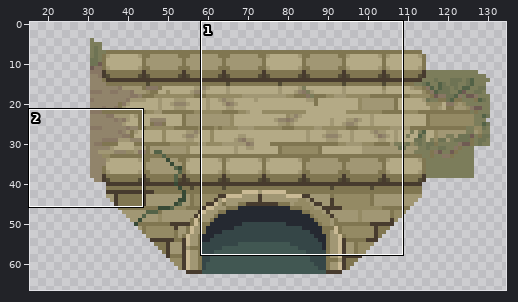
One commit to this pixel-art file: assets/02_architecture/05_moulin/02_ext/pont.aseprite. The first picture is a wide view before the edit; the outline marks the close-up.
Close-up. As it was:
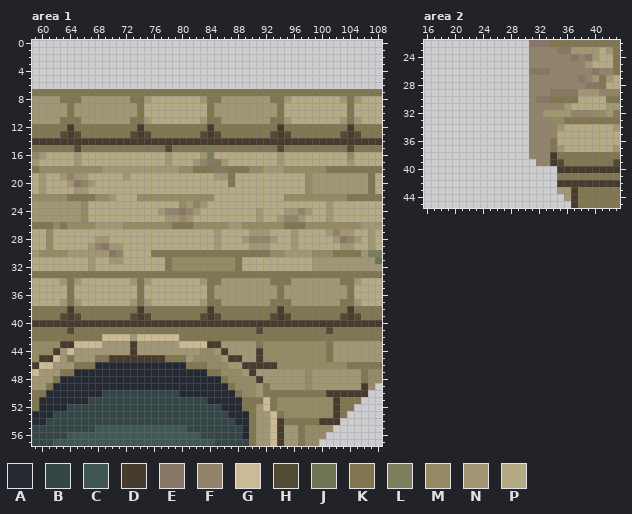
192x89 pixels, 1 frame. Shown: area 1: x 59..108, y 0..57; area 2: x 16..43, y 22..45. The wide view leaves out empty margins.
Visible layers, top first: "blendIn", "face".
Palette (. is transparent): A #252931  B #354647  C #415752  D #473b2e  E #887764  F #91846b  G #caba95  H #514a34  J #6e7354  K #807651  L #7c7d5b  M #948a64  N #a19774  P #b4aa86
Pixels before, area 1 (only the part around the change), first column x 59:
 0 ..................................................
 1 ..................................................
 2 ..................................................
 3 ..................................................
 4 ..................................................
 5 ..................................................
 6 ..................................................
 7 KKKKKKKKKKKKKKKKKKKKKKKKKKKKKKKKKKKKKKKKKKKKKKKKKK
 8 NNNNKKKNNNNNNNKKNPPPPPPPNKKNNNNNNNKKNPPPPPPPNKNPPP
 9 NNNNNKNNNNNNNNNKPPPPPPPPPKNNNNNNNNNKPPPPPPPPPKPPPP
10 NNNNNKNNNNNNNNNKPPPPPPPPPKNNNNNNNNNKPPPPPPPPPKPPPP
11 NNNNKKKNNNNNNNKKNPPPPPPPNKKNNNNNNNKKNPPPPPPPNKNPPP
12 KKKKKDKKKKKKKKKDKKKKKKKKKDKKKKKKKKKDKKKKKKKKKDKKKK
13 KKKKHDHKKKKKKKHDHKKKKKKKHDHKKKKKKKHDHKKKKKKKHDHKKK
14 DDDDDDDDDDDDDDDDDDDDDDDDDDDDDDDDDDDDDDDDDDDDDDDDDD
15 KKKKKKHKKKKKKKKKKKKHKKKKKKKKKKKKKKKHKKKKKKKKKHKKKK
16 FNPPPPNPPPPPPPPPPPPNPPPPNLPPPPPPPPPNPPPPPPPPPMPPPP
17 NPPPPPNPPPPPPPPPPPPNPPPNFELNPPPPPPPNPPPPPPPPPNPPPP
18 KMMMMMMMMMNNNNNNNNNNNMMKKKELKKKMMNNNMMMMMMKKKKKKKK
19 PNPPNFNNPPPPPNPPPPPPPPPPPPNNKPPPPPPPPPPMNNNNNNNNKP
20 PNPPPNEFNPPPPPPPPPPPPPPPPPPPKPPPPPPPPPPMNNNNNNNNKP
21 PNPPPPNNPPPPPPPPPPPPPPPPPPPPPPPPPPPPPPPMNNNNNNNNKP
22 MMMMMKKKKMMNPPPMMMMMMMMMMMPPPPPPPPPPMMMMMMMMMKKKKK
23 NNNNNNNMPPPPPPPPPPPPPMNFNPPPPPPPPPPPPPPPPPNPPPPPPP
24 NNNNNNNMPPPPPPPPPPNFFEFNPPPPPPPPNPPPNNFNPPNPPPPPPP
25 NNNNNNNMPPPPPPPPPPPNNMNPPPPPPPPPNPPNFFNPPPNPPPPPPP
26 KKKMKMMMMNNNNMMMMMMMKKKMMMMMNNMMMMMMKKKMMMMMMMMNNN
27 PPMPPPPPPPPPPPPPPPPPPPPPPPNPPPPNNNPPPNPPPPNFNNPPNP
28 PPMPPPPPPNNPPPPPPPPPPPPPPPNPPPNFFFNPPNPPPPPNEFNPNP
29 PPMPPPPPNFENNPPPPPPPPPPPPPNPPPPNNNPPPNPPPPPPNNPPNP
30 NMMMMNNNNNNEFPPPPKKKKKKKKKKKKKKKKKMMNNNNMMMKKKKNLL
31 PPPPPPPPNPPNNPPPPPPKMMMMMMMMMKPPPPPPPPPPNNNNNNNNNJ
32 PPPPPPPPNPPPPPPPPPPKMMMMMMMMMKPPPPPPPPPPNNNNNNNNNN
33 KKKKKKKKKKKKKKKKKKKKKKKKKKKKKKKKKKKKKKKKKKKKKKKKKK
34 PPPPNKNPPPPPPPNKNPPPPPPPNKKNNNNNNNKKKNNNNNNNKKNPPP
35 PPPPPKPPPPPPPPPKPPPPPPPPPKNNNNNNNNNKNNNNNNNNNKPPPP
36 PPPPPKPPPPPPPPPKPPPPPPPPPKNNNNNNNNNKNNNNNNNNNKPPPP
37 PPPPNKNPPPPPPPNKNPPPPPPPNKKNNNNNNNKKKNNNNNNNKKNPPP
38 KKKKKDKKKKKKKKKDKKKKKKKKKDKKKKKKKKKDKKKKKKKKKDKKKK
39 KKKKHDHKKKKKKKHDHKKKKKKKHDHKKKKKKKHDHKKKKKKKHDHKKK
40 DDDDDDDDDDDDDDDDDDDDDDDDDDDDDDDDDDDDDDDDDDDDDDDDDD
41 KKKKKHKKKKKKKKKKKKKKKKKKKKKKKKKKHKKKKKKKKKHKKKKKKK
42 KKKKKKKKKKGGGGNGGGGGGKKKKKKKKKKKKKKKKKKKKKKKKKKKKK
43 MMMMDDGGGGNNNNDNNNNNNGGGGDDNNNNNKMMMMMMMMMKNNNNNNN
44 MMMDNGNNNNNNNNDNNNNNNNNNMMNDNNNNDMMMMMMMMMKNNNNNNN
45 MDDGNKNNNKKDDDDDDDDKKKNMMMMNDDNNDMMMMMMMMMKNNNNNNN
46 DGGNNNKKKAAAAAAAAAAAAAKKKMMMNNDDDDDMMMMMMMMMMKKKKK
47 GNNNKKAAAAAAAAAAAAAAAAAAAKKMMMNDNNNNNNNMNNNNNNNKMM
48 NNNKAAAAAAAAAAAAAAAAAAAAAAAKMMMMDNNNNNNMNNNNNNNKMM
49 NNKAAAAAAAAAAAAAAAAAAAAAAAAAKMMMNKNNNNNMNNNNNNNDM.
50 KKAAAAAAAABBBBBBBBBBBAAAAAAAAKMMNKKKKKKKKKDDDDDD..
51 KAAAAAAABBBBBBBBBBBBBBBBBAAAAAKKKGKMMMMMMMMDKKK...
52 KAAAABBBBBBBBBBBBBBBBBBBBBBAAAKKNGKMMMMMMMMDKK....
53 AAABBBBBBBBBBBBBBBBBBBBBBBBBAAAKNNGKMMMMMMMDK.....
54 AABBBBBBBBBBBBBBBBBBBBBBBBBBBAAKNNGDKKKKKDDD......
55 BBBBBBBBBCCCCCCCCCCCCCBBBBBBBBAKNNGDNNKMMMM.......
56 BBBBBCCCCCCCCCCCCCCCCCCCBBBBBBAKNNGDNNKMMM........
57 BBBCCCCCCCCCCCCCCCCCCCCCCCBBBBBKNNGDNNKMM.........
Pixels before, area 2, first column x 31:
22 EEEKKKKKKKKKK
23 FFFFEENNNNPNK
24 FFFFFFEFENPPK
25 FFFFFFFFNPPPK
26 EEEFFFFFFEFFK
27 FFFFFFFEFNKNP
28 FFFFFFFFEEKPP
29 FFFEEEENNNFFF
30 FEEKKKKPPPPKK
31 FFFFFNPPPPPNN
32 FFNNNNFFFMMNE
33 FFFMMKKKKKKKK
34 FFFFNPPPPPPPN
35 FFFFPPPPPPPPP
36 FFFKPPPPPPPPP
37 FFFKNPPPPPPPN
38 FFFDKKKKKKKKK
39 .FFDHKKKKKKKH
40 ....DDDDDDDDD
41 ....KKKKKKKKK
42 ....DDDDDDDDD
43 ....NNDKKKKKK
44 .....NDKKKKKK
45 ......DKKKKKK
After the commit:
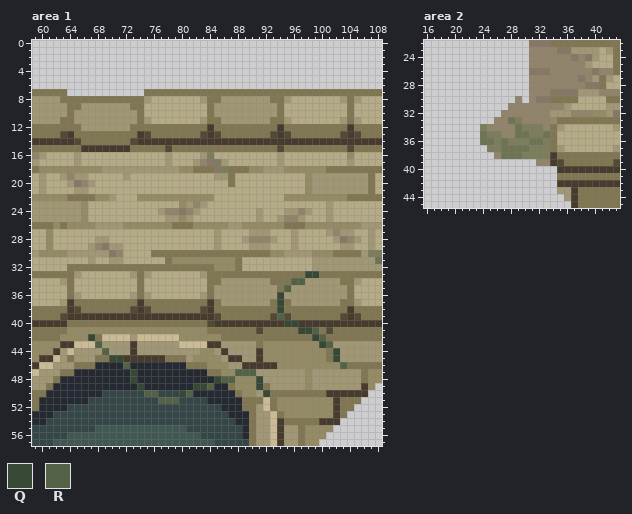
Colours new in this view: Q #374935  R #536247
From old to new:
layer "ivy" added
Area 1, layers "ivy", "face":
Colour H becomes colour D in row 39 at x 65, 73, 75 and 83.
Colour K becomes colour D in row 15 at x 66 to 72; in row 37 at x 64, 74 and 84; in row 39 at x 66 to 72 and 76 to 82.
Colour D becomes colour H in row 14 at x 65 and 73; in row 40 at x 84.
Colour K becomes colour H in row 38 at x 65, 73, 75 and 83.
Colour D becomes colour K in row 12 at x 64 and 74; in row 14 at x 66 to 72; in row 40 at x 64 to 83.
Colour H becomes colour K in row 13 at x 65 and 73; in row 15 at x 65.
Colour M becomes colour K in row 32 at x 79 to 84.
Colour N becomes colour K in row 8 at x 66 to 72; in row 9 at x 65 and 73; in row 32 at x 67; in row 37 at x 65, 73, 75 and 83.
Colour P becomes colour K in row 32 at x 64 to 66 and 68 to 77; in row 37 at x 66 to 72 and 76 to 82.
Colour H becomes colour M in row 41 at x 64.
Colour K becomes colour M in row 41 at x 65 to 83; in row 42 at x 63 to 66 and 80 to 85.
Colour K becomes colour N in row 11 at x 65 and 73; in row 12 at x 66 to 72; in row 33 at x 65, 73, 75 and 83.
Colour P becomes colour N in row 36 at x 65, 73, 75 and 83.
Colour K becomes colour P in row 33 at x 66 to 72 and 76 to 82.
Colour N becomes colour P in row 34 at x 65, 73, 75 and 83.
Colour A becomes colour Q in row 47 at x 73; in row 48 at x 73 and 85; in row 49 at x 74 and 82 to 83; in row 50 at x 80.
Colour D becomes colour Q in row 38 at x 94; in row 40 at x 95 to 96; in row 45 at x 70 to 71; in row 48 at x 91.
Colour K becomes colour Q in row 33 at x 98 to 99; in rows 36 to 37 at x 94; in row 41 at x 97 to 98; in row 42 at x 67 and 99; in row 50 at x 92.
Colour M becomes colour Q in row 43 at x 100.
Colour N becomes colour Q in rows 44 to 45 at x 102; in row 49 at x 91.
Colour A becomes colour R in row 46 at x 72; in row 49 at x 84; in row 50 at x 81.
Colour B becomes colour R in row 50 at x 75 to 76; in row 51 at x 77 to 79.
Colour D becomes colour R in row 39 at x 94; in row 47 at x 90.
Colour G becomes colour R in row 43 at x 68.
Colour K becomes colour R in row 41 at x 99; in row 42 at x 100; in row 43 at x 101; in row 48 at x 86.
Colour M becomes colour R in row 46 at x 103; in row 47 at x 88; in row 48 at x 87.
Colour N becomes colour R in row 34 at x 96 to 97; in row 35 at x 95; in row 44 at x 69; in row 47 at x 89.
Colour K is removed in row 7 at x 64 to 74.
Area 2, layer "blendIn":
The author put colour F in row 30 at x 29; in row 31 at x 28 to 30; in row 32 at x 27 to 30; in row 33 at x 26 to 27 and 30; in row 34 at x 25 to 28; in row 35 at x 27 to 28.
The author put colour F in row 38 at x 26.
Colour N becomes colour F in row 32 at x 33.
The author put colour J in row 33 at x 28; in row 34 at x 29; in row 35 at x 24 and 29 to 30; in row 36 at x 24 to 25 and 27; in row 37 at x 27 to 30; in row 38 at x 27 to 29.
Colour F becomes colour J in row 35 at x 33; in row 36 at x 31 to 32.
Colour F becomes colour K in rows 34 to 35 at x 34.
Colour M becomes colour K in row 33 at x 35.
The author put colour L in row 33 at x 29; in row 34 at x 24 and 30; in row 35 at x 25 to 26; in row 36 at x 26 and 28 to 30; in row 37 at x 25 to 26; in row 38 at x 30.
Colour F becomes colour L in rows 34 to 35 at x 31 to 32; in row 36 at x 33; in rows 37 to 38 at x 31 to 33.
Changed places in both close-ups, as pixel boxes (x1, y1, x2, y2):
changed: (67, 89, 144, 152)
changed: (60, 264, 270, 404)
changed: (277, 271, 347, 369)
changed: (480, 96, 564, 159)
